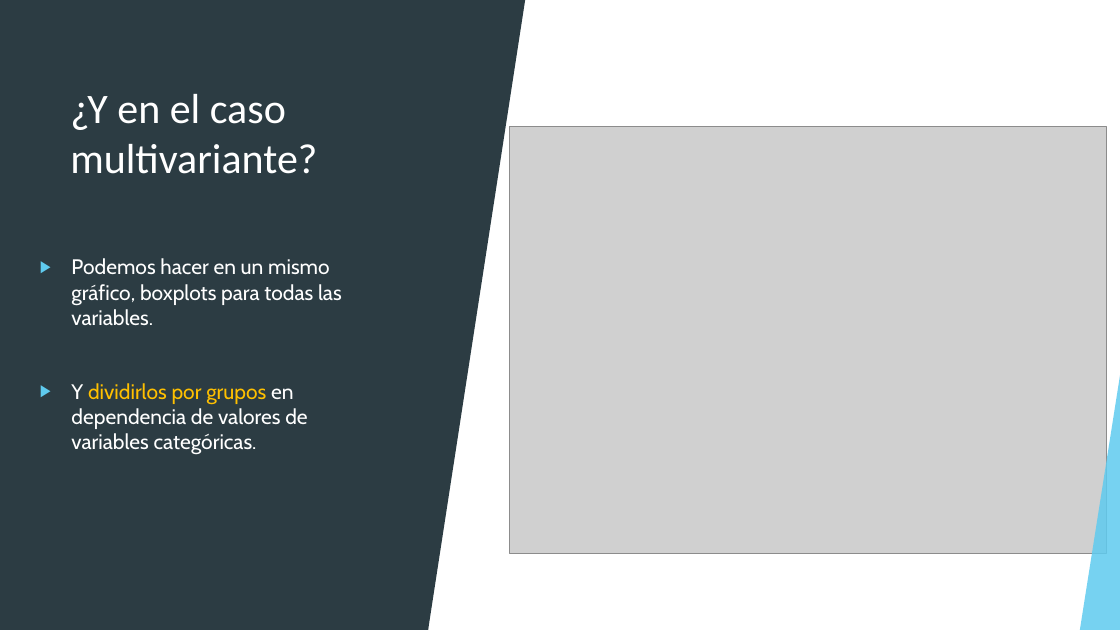
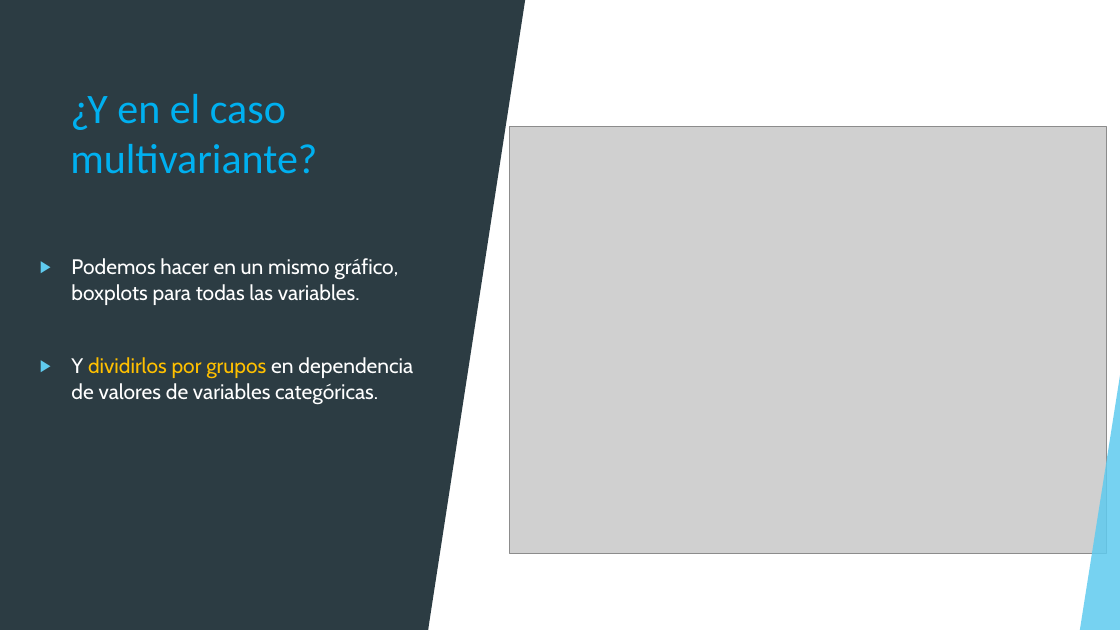
Before and after one commit to joanby/curso-estadistica-multivariante, a slide deck: slide 10 of Seccion 1 Introducción al espacio multivariante/Diapositivas/1.3 Boxplot .pptx. Drawn at 1120x630 pixels with LibreOffice and Linux fonts; fonts in the diff are those of the drawing; grey boxes stand for pictures. Boxes give left, top, right and bottom in pixels: in the first picture for what was removed or moved away, otherwise in the second. Text is boxed around its words. In the diff, an @@ line names an element or a change of style, - is before the commit and + after.

```diff
--- a/Seccion 1 Introducción al espacio multivariante/Diapositivas/1.3 Boxplot .pptx
+++ b/Seccion 1 Introducción al espacio multivariante/Diapositivas/1.3 Boxplot .pptx
@@ title "¿Y en el caso multivariante?" at [70, 94, 317, 174]: text colour #FFFFFF to #00B0F0 @@
@@ text "Podemos hacer en un mismo ..." rewrapped from [71, 258, 342, 455] to [71, 258, 413, 405] @@
```
Also in this commit, not shown: 3 other slides changed, 5 other files.
